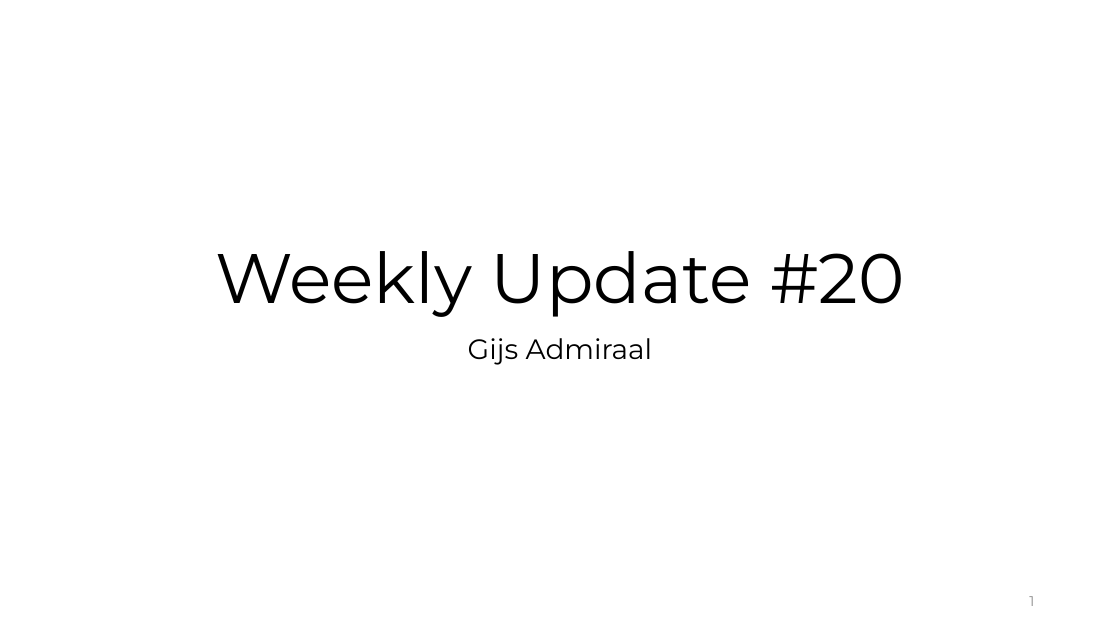
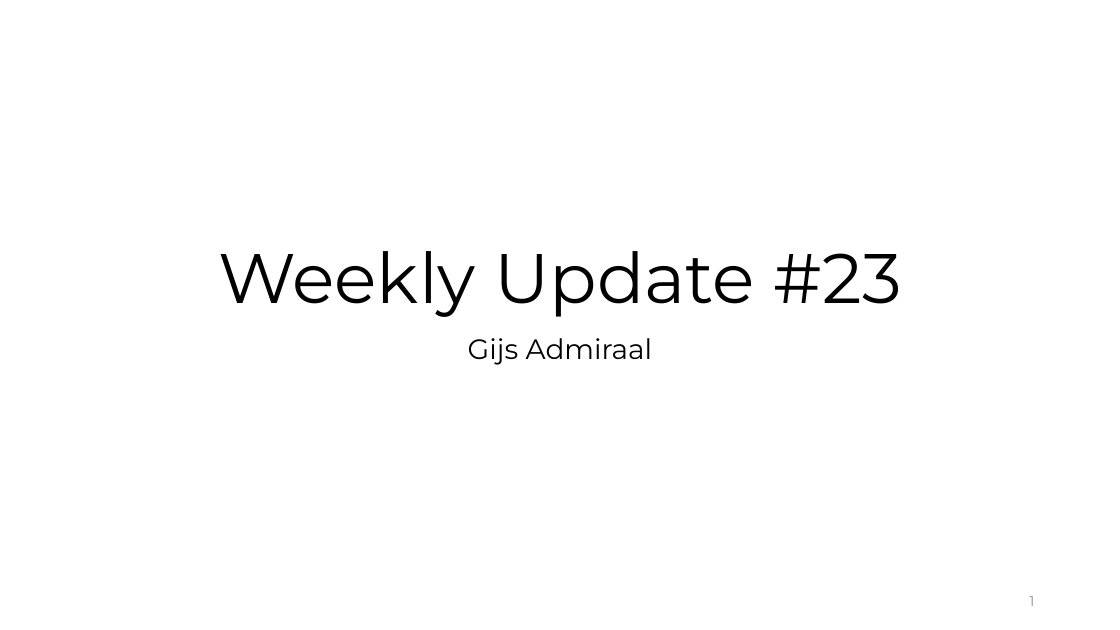
Before and after one commit to gadmiraal/Generative-AI-for-bio-molecule-design-notes, a slide deck: slide 1 of Master Thesis/Weekly updates/Weekly_Update_24.pptx. Drawn at 1120x630 pixels with LibreOffice and Linux fonts; fonts in the diff are those of the drawing. Boxes give left, top, right and bottom in pixels: in the first picture for what was removed or moved away, otherwise in the second. Text is boxed around its words. In the diff, an @@ line names an element or a change of style, - is before the commit and + after.

```diff
--- a/Master Thesis/Weekly updates/Weekly_Update_24.pptx
+++ b/Master Thesis/Weekly updates/Weekly_Update_24.pptx
@@ title at (218, 251, 902, 317): text changed @@
-Weekly Update #20
+Weekly Update #23
```
Also in this commit, not shown: 3 other slides changed, 17 slides added, 2 slides removed, 1 other file.
